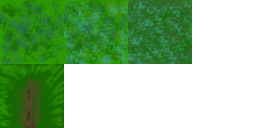
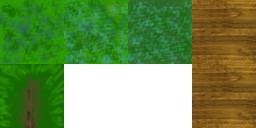
Comparing the layer stacks of the two 256px x 128px images. Changes:
added layer "Layer 4" above "Layer 3" over left=192, top=0, right=256, bottom=64
added layer "Layer 3" above "Layer 2" over left=192, top=64, right=256, bottom=128
